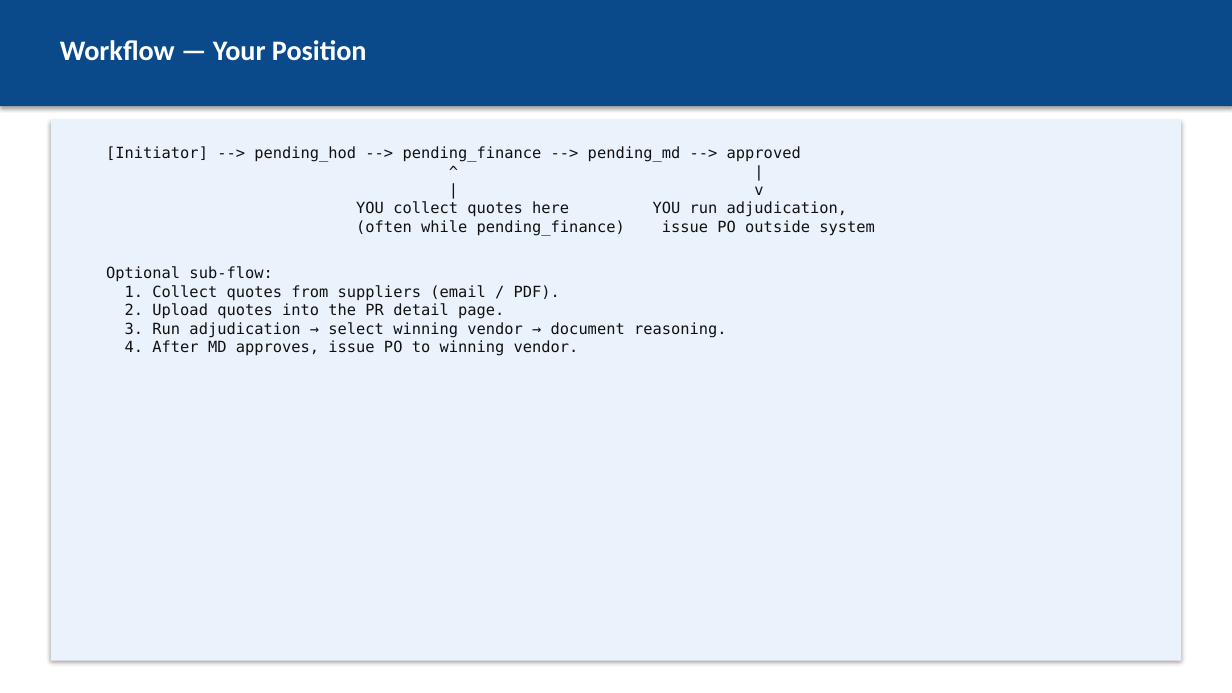
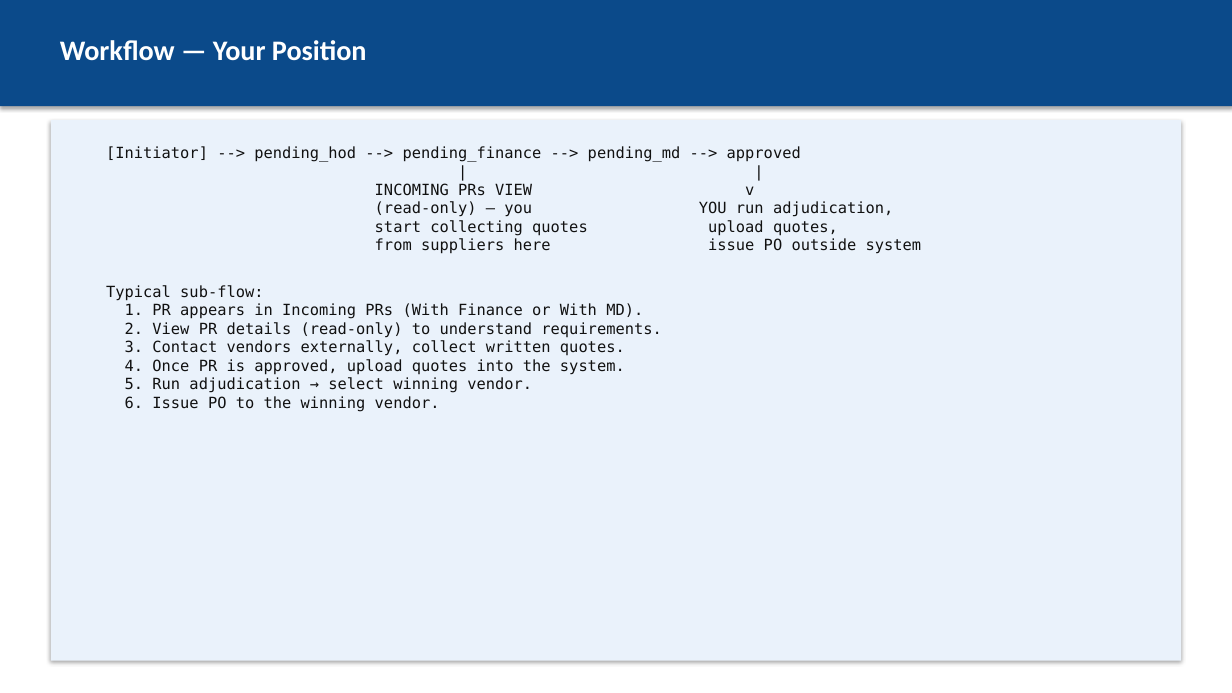
Before and after one commit to hetchsol/pras, a slide deck: slide 3 of docs/user-manual/05-procurement.pptx. Drawn at 1232x693 pixels with LibreOffice and Linux fonts; fonts in the diff are those of the drawing. Boxes give left, top, right and bottom in pixels: in the first picture for what was removed or moved away, otherwise in the second. Text is boxed around its words. In the diff, an @@ line names an element or a change of style, - is before the commit and + after.

```diff
--- a/docs/user-manual/05-procurement.pptx
+++ b/docs/user-manual/05-procurement.pptx
@@ text at [106, 183, 922, 412]: text changed @@
-^ |
-| v
-YOU collect quotes here YOU run adjudication,
-(often while pending_finance) issue PO outside system
-Optional sub-flow:
-1. Collect quotes from suppliers (email / PDF).
-2. Upload quotes into the PR detail page.
-3. Run adjudication → select winning vendor → document reasoning.
-4. After MD approves, issue PO to winning vendor.
+| |
+INCOMING PRs VIEW v
+(read-only) — you YOU run adjudication,
+start collecting quotes upload quotes,
+from suppliers here issue PO outside system
+Typical sub-flow:
+1. PR appears in Incoming PRs (With Finance or With MD).
+2. View PR details (read-only) to understand requirements.
+3. Contact vendors externally, collect written quotes.
+4. Once PR is approved, upload quotes into the system.
+5. Run adjudication → select winning vendor.
+6. Issue PO to the winning vendor.
```
Also in this commit, not shown: 5 other slides changed, 1 slide added, 8 other files.
